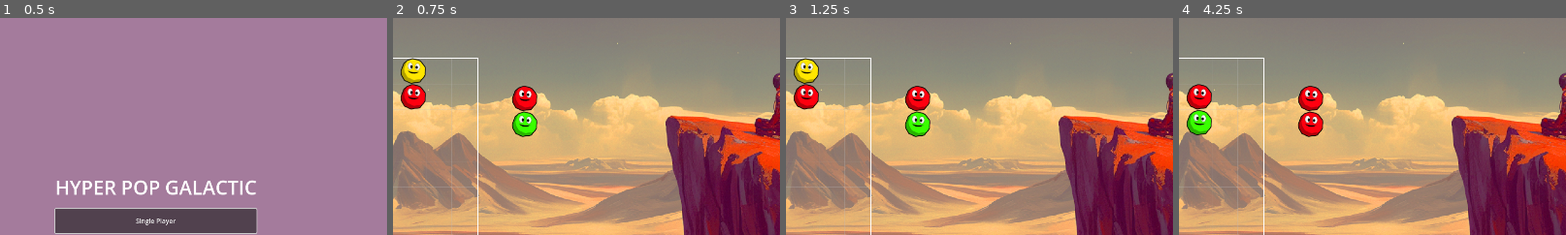
Above: before the commit, frames 1-4 (left to right).
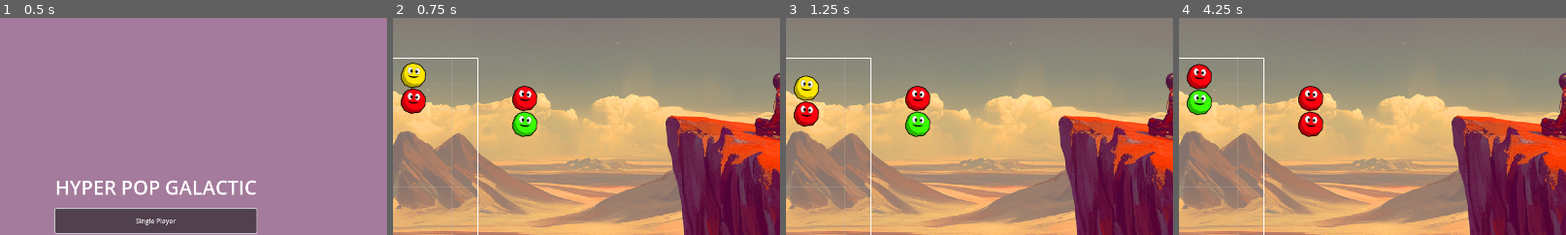
Above: after the commit, the same moments.

Repository: csmallfield/PuyoPuyo
Game: Godot game, scene res://scenes/MainMenu.tscn
The game is run twice, just before and just after one commit, with the same random seed, the same clock (stepped at 60 frames per second) and the same inputs. The engine's default icon, where the game draws it, is replaced by a stand-in: a white triangle on a blue panel in a dark square.
Inputs (mouse positions are % of the whole screen's width and height, from its top left):
- Up to frame 1 (0.5 s): no input
- Up to frame 2 (0.75 s): click "Single Player" at 0.5 s
- Up to frame 3 (1.25 s): no input
- Up to frame 4 (4.25 s): move the mouse to (72, 45) at 1.27 s; hold Right (move_right) 1.28-2.03 s; hold Space (fast_drop) 1.28-2.03 s; move the mouse to (30, 55) at 2.02 s; hold Down (move_down) 2.03-2.78 s; tap Space (fast_drop) at 2.1, 3.05, 3.6 s; move the mouse to (60, 28) at 2.77 s; hold Up (rotate_piece) 2.78-3.53 s; hold Right (move_right) from 2.78 s (still down); move the mouse to (45, 70) at 3.52 s
The pictures show only the part of the screen within x 30-80%, y 0-50%; the shares and areas given below are measured in that part.

Frame 1 is identical in both runs. In frame 2, 1.1% of the frame differs, in the area x 2-9%, y 18-45%; in frame 3, 1.8%; in frame 4, 1.9%, in the area x 2-9%, y 20-55%.

Commit message:
smooth falling now works!!

Diff:
--- a/puyopuyo_prototype/scripts/AIController.gd
+++ b/puyopuyo_prototype/scripts/AIController.gd
@@ -167,7 +167,7 @@
 # ============================================
 
 func _process(delta):
-	if not grid or not grid.current_piece_pair or not grid.is_processing():
+	if not grid or not grid.current_piece_pair or not grid.is_grid_active():
 		decision_made = false
 		return
 
--- a/puyopuyo_prototype/scripts/Grid.gd
+++ b/puyopuyo_prototype/scripts/Grid.gd
@@ -15,7 +15,7 @@
 var fall_timer = 0.0
 var clearing_matches = false
 
-# Custom fall speed for this grid - ADD THIS
+# Custom fall speed for this grid
 var my_fall_speed = 1.0
 
 # Chain tracking for cascade bonuses
@@ -26,6 +26,10 @@
 var landing_grace_timer = 0.0
 var is_in_grace_period = false
 var piece_has_landed = false
+
+# Smooth falling variables
+var smooth_fall_target_y = 0.0
+var is_smooth_falling = false
 
 # Camera shake variables
 var original_position = Vector2.ZERO
@@ -41,7 +45,7 @@
 var incoming_garbage_points = 0  # Nuisance points waiting to be dropped
 var pending_garbage_drop = false  # Whether garbage should drop after current piece
 
-# Piece sequence tracking - ADD THIS
+# Piece sequence tracking
 var my_sequence_index = 0
 
 @onready var piece_pair_scene = preload("res://scenes/PiecePair.tscn")
@@ -102,15 +106,56 @@
 			if landing_grace_timer >= LANDING_GRACE_PERIOD:
 				force_place_piece()
 		else:
-			# Normal falling behavior
-			fall_timer += delta
-			# USE CUSTOM FALL SPEED
-			if fall_timer >= my_fall_speed:
-				fall_timer = 0.0
-				# DEBUG: Print occasionally to verify speed
-				if randf() < 0.05:  # 5% chance to print
-					print("Grid falling - Speed: ", my_fall_speed)
-				move_piece_down()
+			# Smooth falling behavior
+			smooth_fall_piece(delta)
+
+func smooth_fall_piece(delta):
+	"""Handle smooth pixel-by-pixel falling of the piece"""
+	# Calculate fall speed in pixels per second
+	var pixels_per_second = CELL_SIZE / my_fall_speed
+	var fall_distance = pixels_per_second * delta
+
+	# Get current state
+	var current_pixel_pos = current_piece_pair.position
+	var current_grid_pos = current_piece_pair.grid_position
+
+	# First, check if we can fall to the next grid position
+	var next_grid_pos = Vector2(current_grid_pos.x, current_grid_pos.y + 1)
+	var can_fall_to_next = can_place_piece_pair(current_piece_pair, next_grid_pos)
+
+	if can_fall_to_next:
+		# Piece can continue falling - move smoothly
+		var target_pixel_y = current_pixel_pos.y + fall_distance
+		var next_cell_center_y = next_grid_pos.y * CELL_SIZE + CELL_SIZE/2
+
+		# Check if we've crossed into the next grid cell's center
+		if target_pixel_y >= next_cell_center_y:
+			# Update the grid position since we've entered the next cell
+			current_piece_pair.set_grid_position(next_grid_pos)
+			current_piece_pair.set_pixel_position(Vector2(current_pixel_pos.x, target_pixel_y))
+		else:
+			# Still falling towards next cell
+			current_piece_pair.set_pixel_position(Vector2(current_pixel_pos.x, target_pixel_y))
+
+		# Reset grace period if it was active
+		if is_in_grace_period:
+			reset_landing_state()
+	else:
+		# Piece CANNOT fall to next grid position - lock at current cell center
+		var current_cell_center_y = current_grid_pos.y * CELL_SIZE + CELL_SIZE/2
+
+		# Smoothly move toward the center, but don't go past it
+		if current_pixel_pos.y < current_cell_center_y:
+			var distance_to_center = current_cell_center_y - current_pixel_pos.y
+			var move_amount = min(fall_distance, distance_to_center)
+			current_piece_pair.set_pixel_position(Vector2(current_pixel_pos.x, current_pixel_pos.y + move_amount))
+		else:
+			# Already at or past center - lock exactly at center
+			current_piece_pair.set_pixel_position(Vector2(current_pixel_pos.x, current_cell_center_y))
+
+		# Start grace period
+		if not piece_has_landed:
+			start_grace_period()
 
 func initialize_grid():
 	grid_data = []
@@ -160,8 +205,6 @@
 
 	# Prepare next piece - IMPORTANT: Don't add to scene tree yet!
 	next_piece_pair = piece_pair_scene.instantiate()
-	# DON'T add_child here! Create it but don't add to tree
-	# next_piece_pair won't have _ready() called until it's added to the tree
 	next_piece_pair.set_piece_data_from_index(my_sequence_index)
 	my_sequence_index += 1
 
@@ -223,8 +266,13 @@
 
 	var new_pos = current_piece_pair.grid_position + Vector2(direction, 0)
 	if can_place_piece_pair(current_piece_pair, new_pos):
+		# Update grid position
 		current_piece_pair.set_grid_position(new_pos)
-		current_piece_pair.set_pixel_position(grid_to_pixel(new_pos))
+
+		# Maintain the current Y pixel position but update X
+		var current_pixel_pos = current_piece_pair.position
+		var new_pixel_x = new_pos.x * CELL_SIZE + CELL_SIZE/2
+		current_piece_pair.set_pixel_position(Vector2(new_pixel_x, current_pixel_pos.y))
 
 		# SOUND: Piece moved
 		AudioManager.play_piece_move()
@@ -236,16 +284,32 @@
 			reset_landing_state()
 
 func move_piece_down():
-	var new_pos = current_piece_pair.grid_position + Vector2(0, 1)
-	if can_place_piece_pair(current_piece_pair, new_pos):
-		current_piece_pair.set_grid_position(new_pos)
-		current_piece_pair.set_pixel_position(grid_to_pixel(new_pos))
+	"""Soft drop - moves piece down faster but still smoothly"""
+	if not current_piece_pair:
+		return
+
+	# Get current pixel position
+	var current_pixel_pos = current_piece_pair.position
+
+	# Move down by a full cell instantly (for responsive soft drop feel)
+	var new_pixel_y = current_pixel_pos.y + CELL_SIZE
+
+	# Calculate which grid cell we'd be in
+	var new_grid_y = int((new_pixel_y - CELL_SIZE/2) / CELL_SIZE)
+	var test_pos = Vector2(current_piece_pair.grid_position.x, new_grid_y)
+
+	if can_place_piece_pair(current_piece_pair, test_pos):
+		current_piece_pair.set_grid_position(test_pos)
+		current_piece_pair.set_pixel_position(Vector2(current_pixel_pos.x, new_pixel_y))
 
 		# If we were in grace period but can now fall, reset it
 		if is_in_grace_period:
 			reset_landing_state()
 	else:
-		# Piece has hit something - start grace period if not already started
+		# Can't move down - lock to current cell and start grace period
+		var locked_y = current_piece_pair.grid_position.y * CELL_SIZE + CELL_SIZE/2
+		current_piece_pair.set_pixel_position(Vector2(current_pixel_pos.x, locked_y))
+
 		if not piece_has_landed:
 			start_grace_period()
 
@@ -262,16 +326,26 @@
 		force_place_piece()
 		return
 
-	# Keep moving down until we can't anymore
-	while current_piece_pair:  # Add null check here
-		var new_pos = current_piece_pair.grid_position + Vector2(0, 1)
-		if can_place_piece_pair(current_piece_pair, new_pos):
-			current_piece_pair.set_grid_position(new_pos)
-			current_piece_pair.set_pixel_position(grid_to_pixel(new_pos))
+	# Find the lowest position the piece can reach
+	var current_x = current_piece_pair.grid_position.x
+	var test_y = current_piece_pair.grid_position.y
+
+	# Keep checking down until we hit something
+	while current_piece_pair:
+		var test_pos = Vector2(current_x, test_y + 1)
+		if can_place_piece_pair(current_piece_pair, test_pos):
+			test_y += 1
 		else:
-			# Can't move down anymore, place the piece immediately
-			place_piece_pair()
 			break
+
+	# Move piece to the lowest valid position
+	if current_piece_pair:
+		var final_pos = Vector2(current_x, test_y)
+		current_piece_pair.set_grid_position(final_pos)
+		current_piece_pair.set_pixel_position(grid_to_pixel(final_pos))
+
+		# Place the piece immediately
+		place_piece_pair()
 
 func force_place_piece():
 	# Force placement regardless of grace period
@@ -598,7 +672,7 @@
 		if current_chain_count >= 2:
 			emit_signal("chain_bonus", current_chain_count)
 
-		# CALCULATE AND SEND GARBAGE - ADD THIS
+		# CALCULATE AND SEND GARBAGE
 		calculate_and_send_garbage(total_pieces_cleared, current_chain_count)
 
 		# Clear pieces with animations
@@ -743,9 +817,6 @@
 	apply_gravity()
 	await get_tree().create_timer(0.4).timeout
 
-	# DON'T call check_and_clear_matches here - let place_piece_pair handle it
-	# The normal flow will check for matches after this function returns
-
 func get_garbage_meter_fill() -> float:
 	"""Return percentage fill of garbage meter (0.0 to 1.0+)"""
 	if incoming_garbage_points <= 0:
@@ -854,3 +925,7 @@
 
 func grid_to_pixel(grid_pos):
 	return Vector2(grid_pos.x * CELL_SIZE + CELL_SIZE/2, grid_pos.y * CELL_SIZE + CELL_SIZE/2)
+
+func is_grid_active():
+	"""Returns true if the grid is actively processing pieces (for AI)"""
+	return GameState.current_state == GameState.State.PLAYING and not clearing_matches
